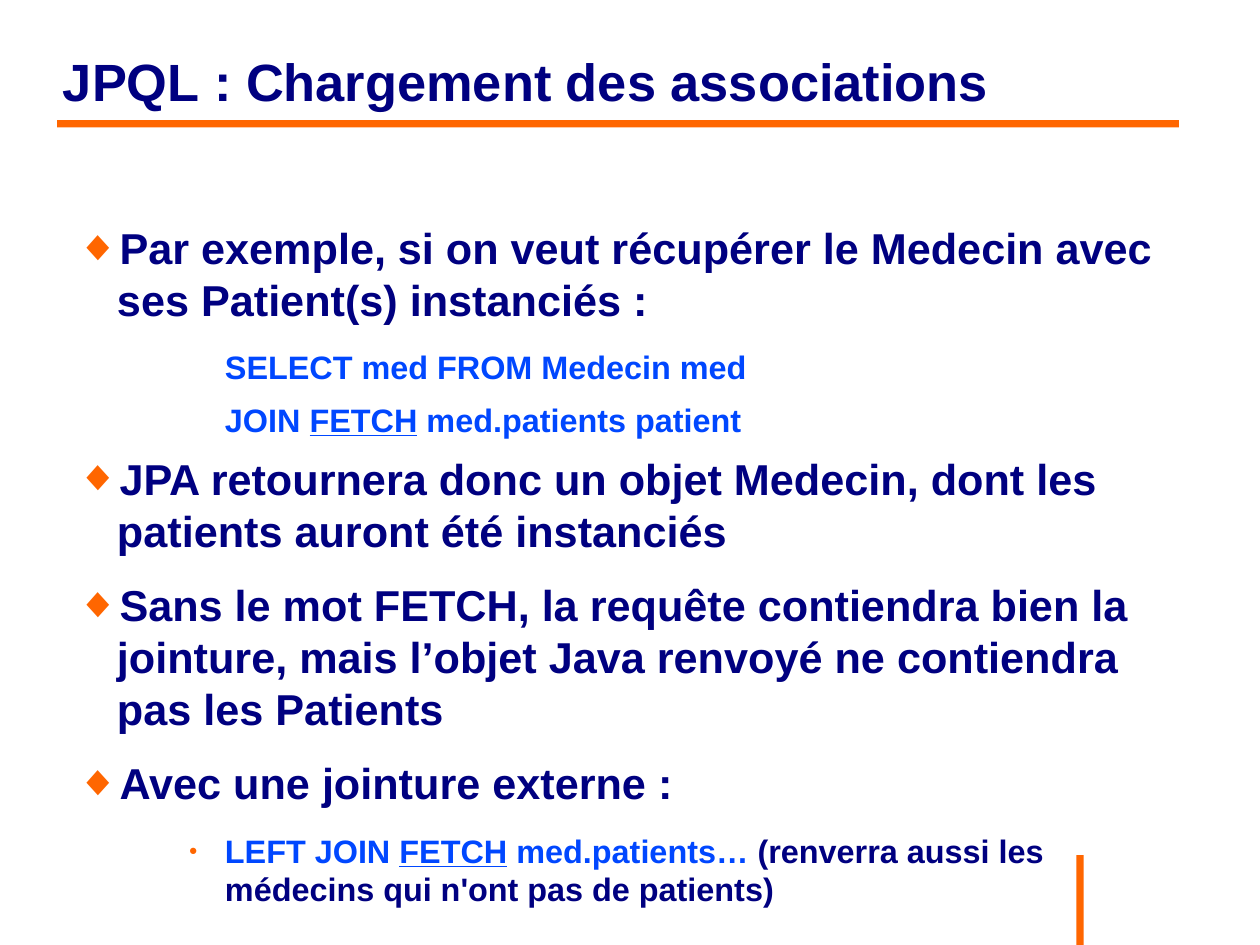
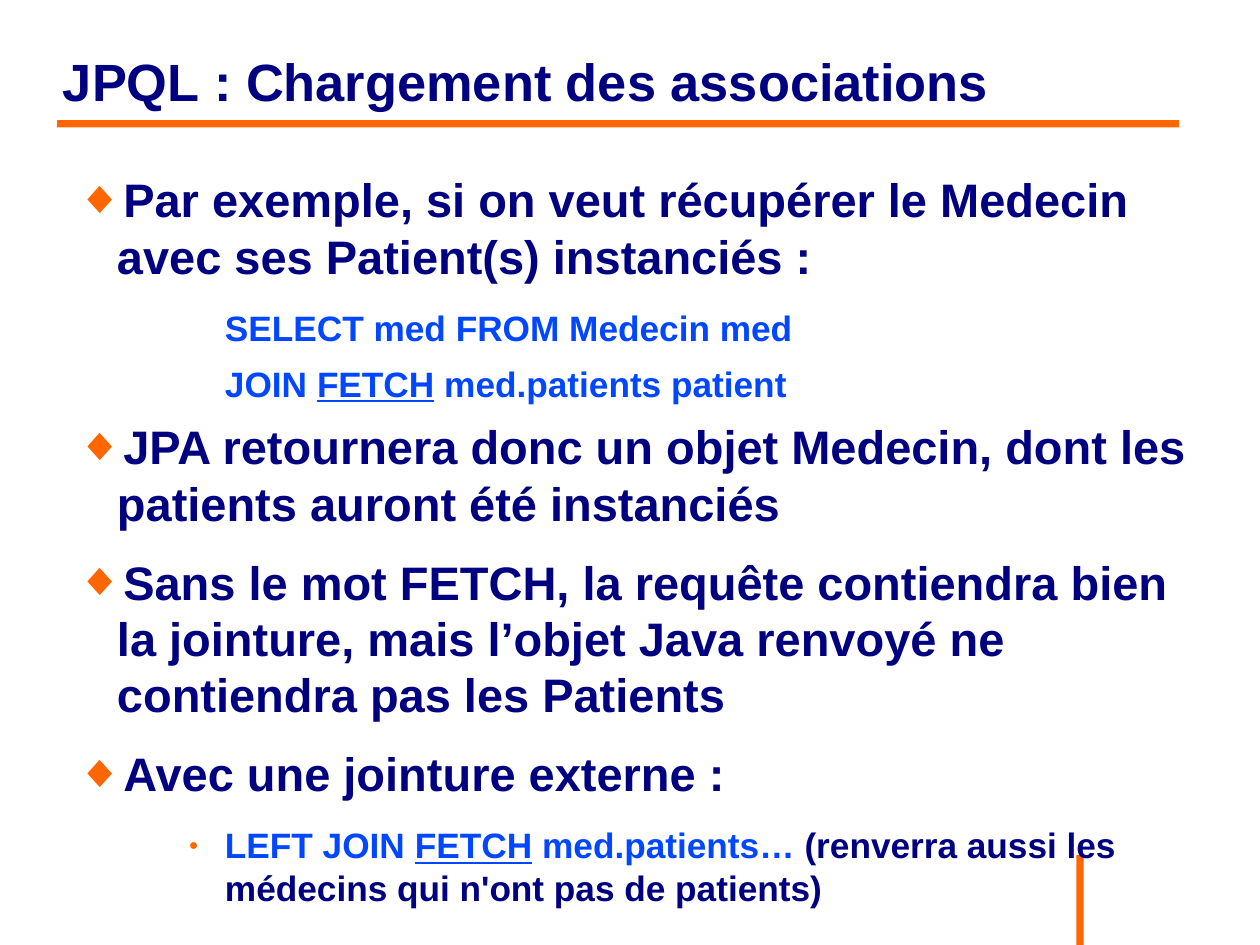
Before and after one commit to philphils/formation-hibernate-basique, a slide deck: slide 126 of Documentation/diapo_formation_hibernate.odp (slide 124 before the commit). Drawn at 1260x945 pixels with LibreOffice and Linux fonts; fonts in the diff are those of the drawing; background and template pictures are left out. Boxes give left, top, right and bottom in pixels: in the first picture for what was removed or moved away, otherwise in the second. Text is boxed around its words. In the diff, an @@ line names an element or a change of style, - is before the commit and + after.

```diff
--- a/Documentation/diapo_formation_hibernate.odp
+++ b/Documentation/diapo_formation_hibernate.odp
@@ text "Par exemple, si on veut ...": place and size @@
-text "Par exemple, si on veut ..." at [117, 232, 1152, 908]
+text "Par exemple, si on veut ..." at [117, 182, 1185, 907]
@@ text "Par exemple, si on veut ..." at [117, 182, 1185, 907]: size 27.2 to 29.6 pt in "Par exemple, si on veut récupérer le ...", "JPA retournera donc un objet Medecin, dont ...", "Sans le mot FETCH, la requête contiendra ...", "Avec une jointure externe :"; size 20.4 to 22.2 pt in "SELECT med FROM Medecin med", "JOIN FETCH med.patients patient", "LEFT JOIN FETCH med.patients… (renverra aussi les ..." @@
```
Also in this commit, not shown: 21 other slides changed, 2 slides added.
